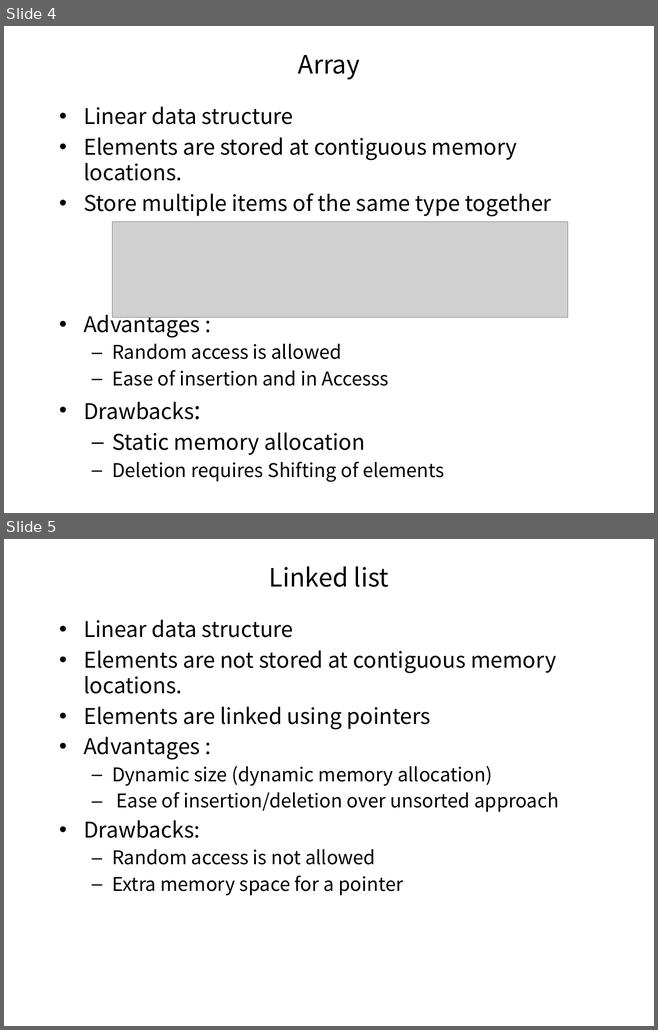
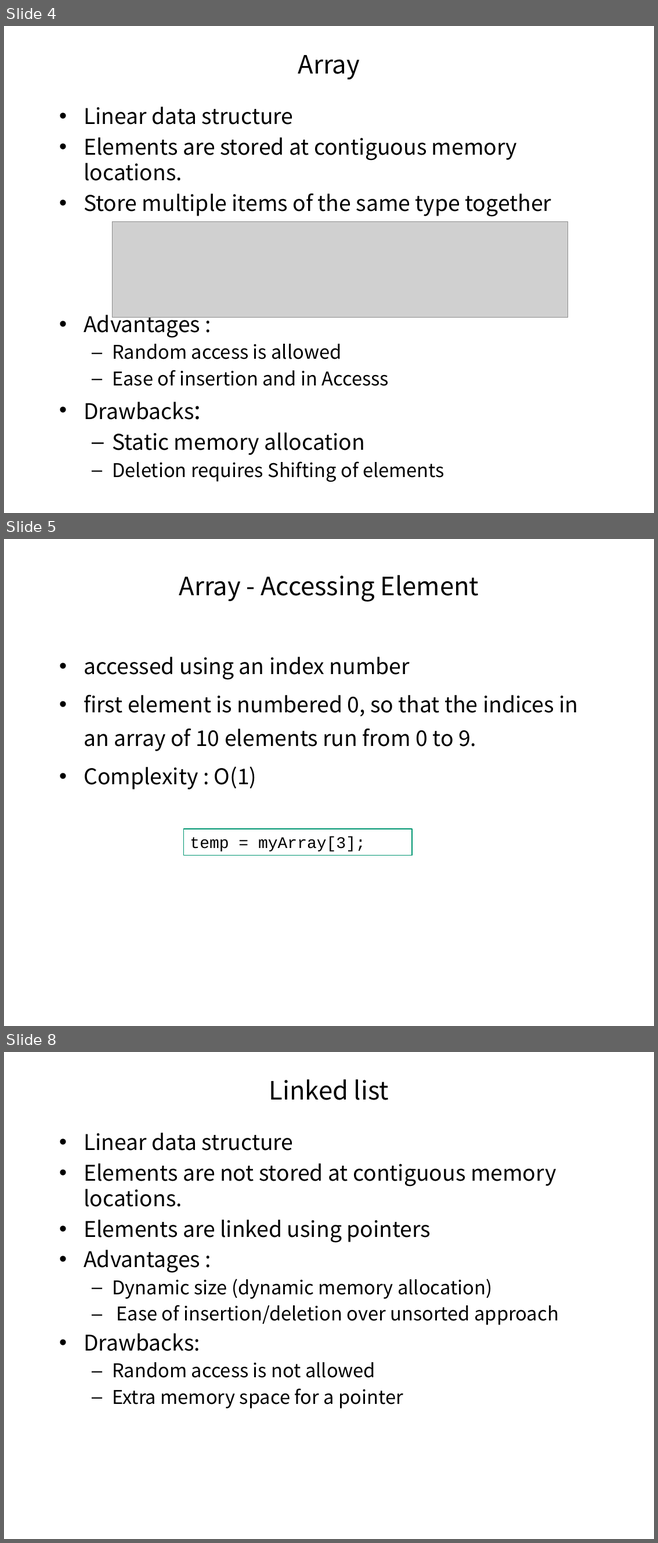
Before and after one commit to pankajfri/Training-Materials, a slide deck: Objected Oriented Programming Concepts Using C++ & Data Structures/Data Structures.pptx. Shown one above the other, each under a label of ours: slides 4 and 5 before the commit, slides 4, 5 and 8 after it; the slides between them are not shown. The pictures are 658x1030 and 658x1543 pixels, drawn with LibreOffice and Linux fonts; fonts in the diff are those of the drawing; grey boxes stand for pictures; background and template pictures are left out. Boxes give left, top, right and bottom in pixels: in the first picture for what was removed or moved away, otherwise in the second. Text is boxed around its words. In the diff, an @@ line names an element or a change of style, - is before the commit and + after.

```diff
--- a/Objected Oriented Programming Concepts Using C++ & Data Structures/Data Structures.pptx
+++ b/Objected Oriented Programming Concepts Using C++ & Data Structures/Data Structures.pptx
@@ slide 5 added at box(4, 539, 654, 1026), background #FFFFFF @@
@@ title added at box(179, 575, 478, 602), 28 pt, text #000000 @@
+Array - Accessing Element
@@ text added at box(83, 657, 578, 790), 24 pt, text #000000 @@
+• accessed using an index number
+• first element is numbered 0, so that the indices in an array of 10 elements run from 0 to 9.
+• Complexity : O(1)
@@ rectangle added at box(183, 830, 411, 855), outline #009771 1 pt, 18 pt, text #000000 @@
+temp = myArray[3];
@@ what was slide 5 is now slide 8 @@
```
Also in this commit, not shown: 13 other slides added, 1 slide removed, 3 other files.
